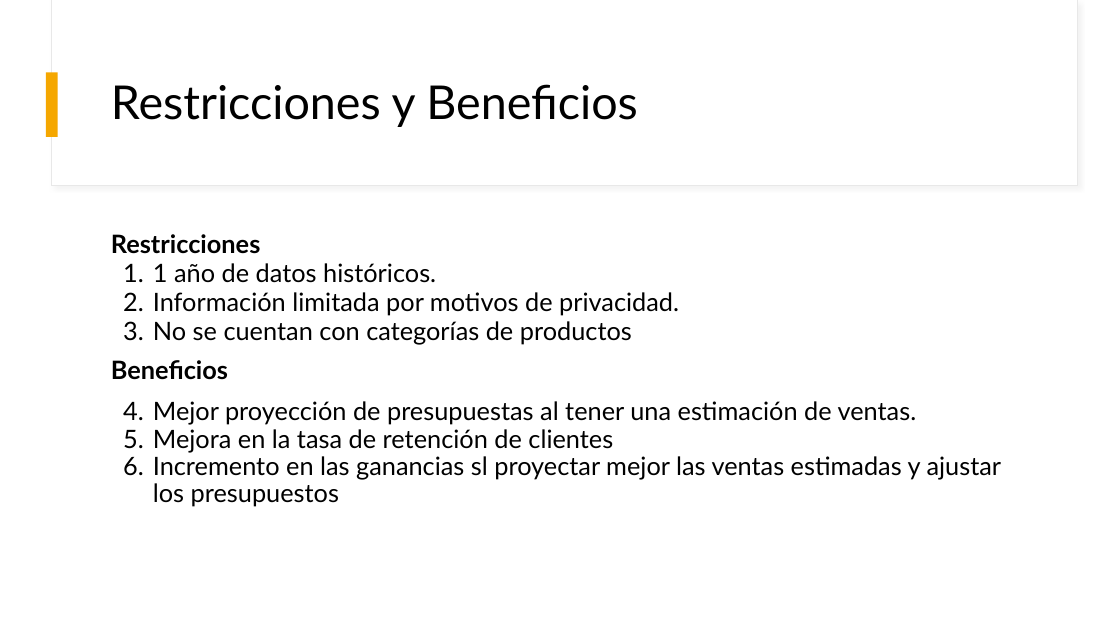
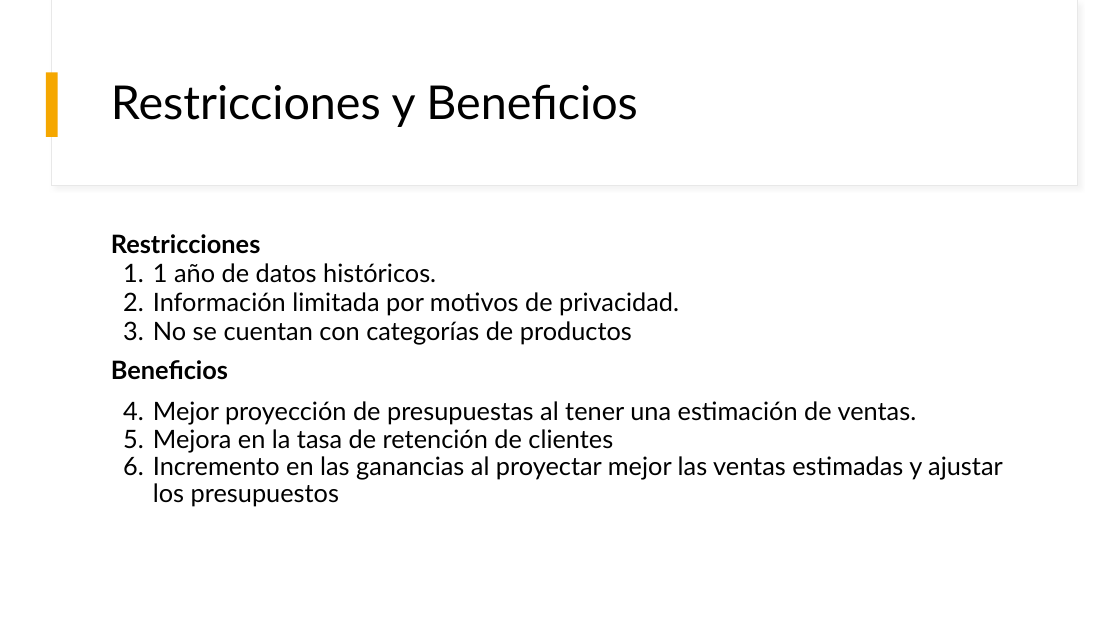
Before and after one commit to joaguilar/CienciasDeDatos, a slide deck: slide 4 of 05_Mineria_De_Datos/ProyectoFinal/Proyecto Mineria de Datos.pptx. Drawn at 1120x630 pixels with LibreOffice and Linux fonts; fonts in the diff are those of the drawing. Boxes give left, top, right and bottom in pixels: in the first picture for what was removed or moved away, otherwise in the second. Text is boxed around its words. In the diff, an @@ line names an element or a change of style, - is before the commit and + after.

Commit message:
Cambios en la presentacion

```diff
--- a/05_Mineria_De_Datos/ProyectoFinal/Proyecto Mineria de Datos.pptx
+++ b/05_Mineria_De_Datos/ProyectoFinal/Proyecto Mineria de Datos.pptx
@@ text at bbox=[153, 456, 1003, 507]: text changed @@
-3. Incremento en las ganancias sl proyectar mejor las ventas estimadas y ajustar los presupuestos
+3. Incremento en las ganancias al proyectar mejor las ventas estimadas y ajustar los presupuestos
```
